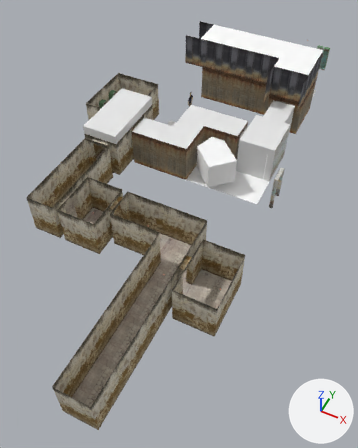
What one commit did to the COLLADA model assets/gen2.dae.
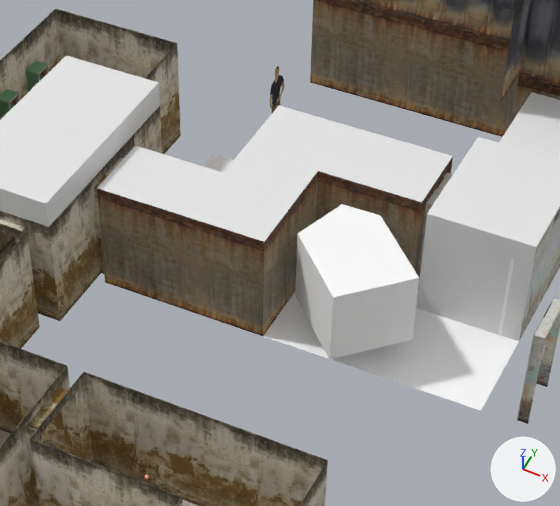
Each version is shown whole from a camera (50 mm lens) standing at (11.3, -26.1, 19.0) and looking at (3.3, -10.2, -0.9), then close up on the part from 28% to 79% of the width and 16% to 53% of the height. Every picture has the same lights, and +X, +Y and +Z are marked at lower right. Where no turn or scale is listed for an object, it has been applied to the vertices.

Names of what the first close-up shows: 'Chris', 'convex', 'corrugation_2.006', 'corrugation_2.009', 'doorway', 'group_12', 'group_17', 'group_19', 'group_20', 'group_21', 'group_22', 'group_6', 'rectlight_rlmossy_y'.
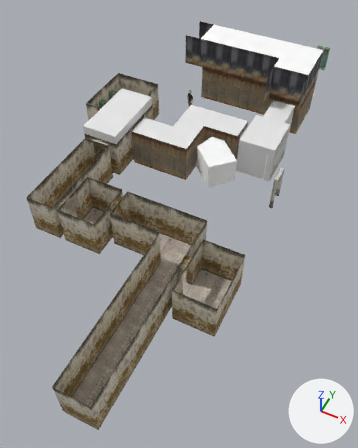
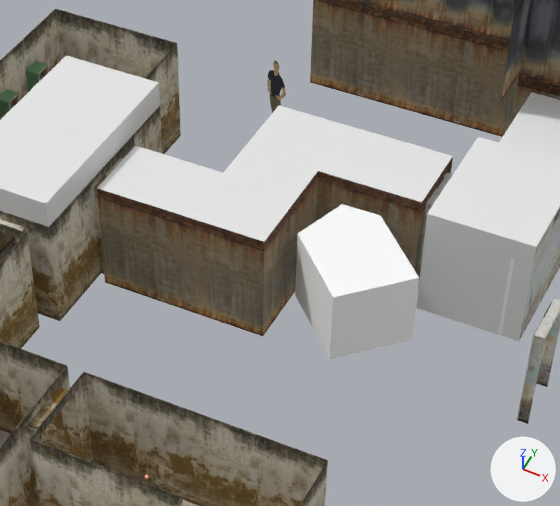
Changed parts and their boxes [x1, y1, x2, y2] in the close-ups (560 x 506 px):
```json
{"object": "rectlight_rlmossy_y", "change": "deleted", "before": [203, 154, 519, 411]}
{"object": "Chris", "change": "turned", "before": [270, 66, 284, 113], "after": [267, 61, 286, 113]}
```

Edits to the scene script, one JSON object a line:
```json
{"op": "remove", "block": "ob_rectlight_rlmossy_y", "code": ["ob_rectlight_rlmossy_y = bpy.data.objects.new('rectlight_rlmossy_y', me_rectlight_rlmossy_y)", "ob_rectlight_rlmossy_y.location = (-0.7, -7.85, 0.0)"]}
{"op": "set", "path": "ob_chris.rotation_euler", "old": "(0.0, 0.0, -1.666)", "new": "(0.0, 0.0, 2.723)", "note": "degrees (0, 0, -95) -> degrees (0, 0, 156)"}
```
